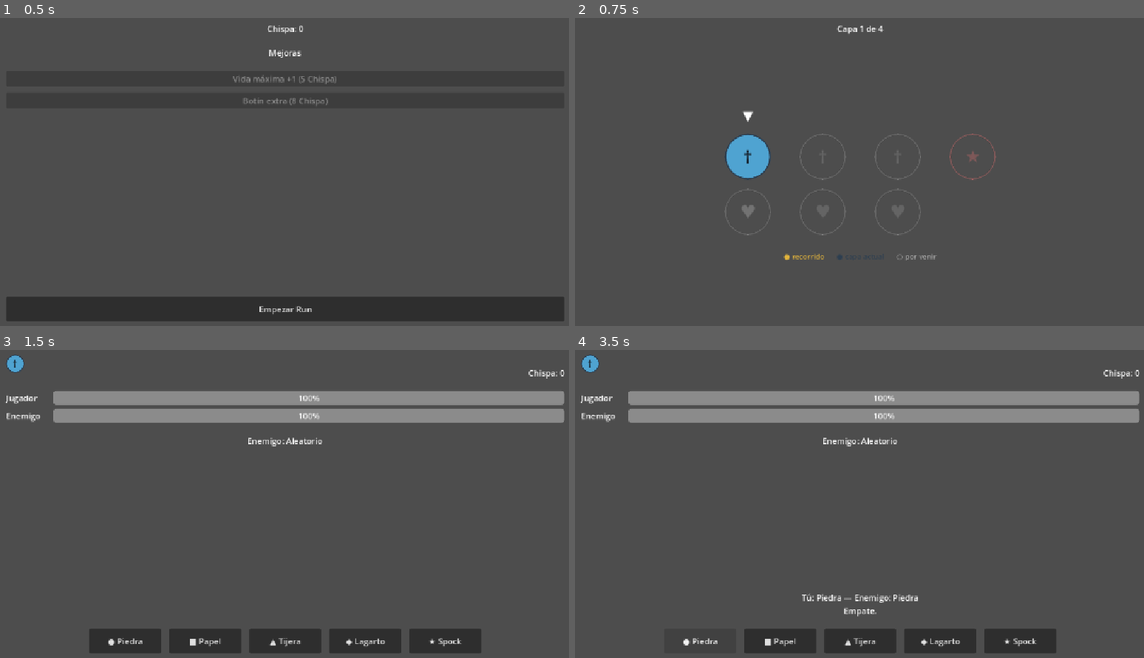
Above: before the commit, frames 1-4 (two rows, left to right).
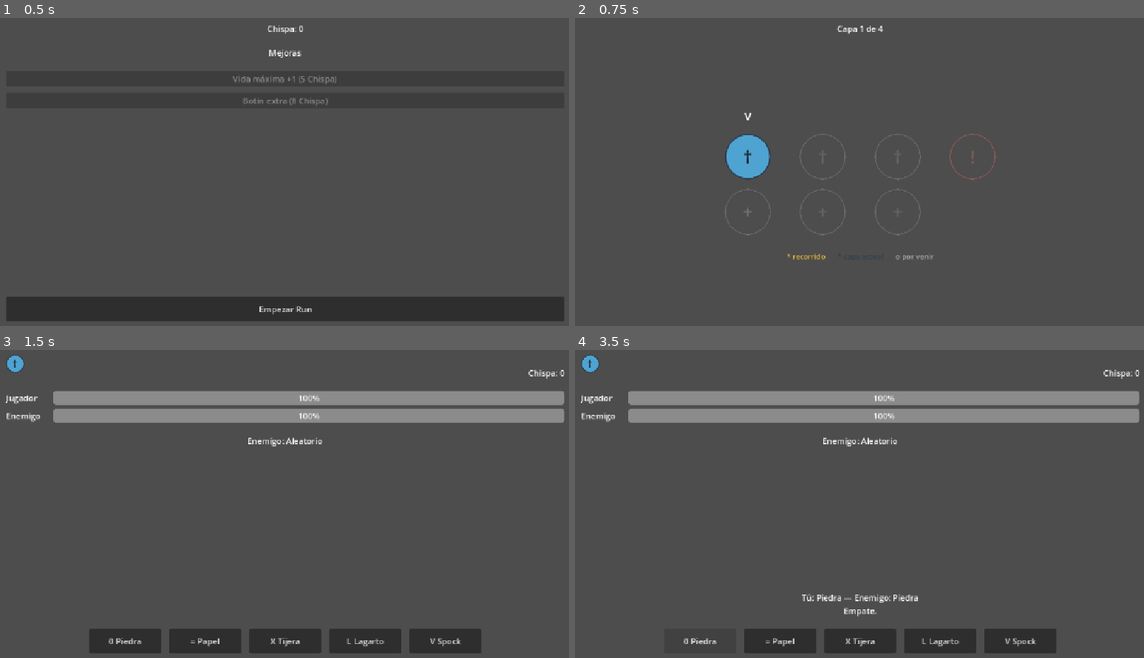
Above: after the commit, the same moments.

Repository: jolomoreno/rock-paper-scissor
Game: Godot game, scene res://scenes/main/hub.tscn
Two runs of this game, one before a commit and one after it. Both use one fixed random seed, a clock stepped at 60 frames per second and the inputs below.
Inputs:
- Up to frame 1 (0.5 s): no input
- Up to frame 2 (0.75 s): click "Empezar Run" at 0.5 s
- Up to frame 3 (1.5 s): click "†" at 1.25 s
- Up to frame 4 (3.5 s): click "● Piedra" (after the commit: "0 Piedra") at 2 s; tap Enter at 2.75 s

Frame 1 is identical in both runs. In frame 2, 0.2% of the frame differs, in the area x 29-71%, y 30-79%; in frame 3, 0.3%, in the area x 18-82%, y 93-97%; in frame 4, 0.3%.

Commit message:
Deploy Fase 6 to Vercel and fix Web export icon glyphs
Godot's OS font fallback covers Unicode symbols (heart, star, geometric
shapes) used as icons in the editor, but the Web/WASM export has no such
fallback, so those glyphs rendered as tofu boxes. Swapped them for plain
ASCII across the map and combat UI. itch.io deploy was dropped by choice:
the part of the pipeline that transfers to SPQR (Godot Web export to
static host) is already validated via Vercel.

Diff:
--- a/project.godot
+++ b/project.godot
@@ -21,8 +21,6 @@
 
 [display]
 
-window/size/viewport_width=1152
-window/size/viewport_height=648
 window/size/window_width_override=1600
 window/size/window_height_override=900
 window/stretch/mode="canvas_items"
--- a/scenes/combat/combat.tscn
+++ b/scenes/combat/combat.tscn
@@ -103,28 +103,28 @@
 unique_name_in_owner = true
 custom_minimum_size = Vector2(140, 48)
 layout_mode = 2
-text = "● Piedra"
+text = "0 Piedra"
 
 [node name="PaperButton" type="Button" parent="MarginContainer/VBoxContainer/ActionButtonsContainer" unique_id=1516569130]
 unique_name_in_owner = true
 custom_minimum_size = Vector2(140, 48)
 layout_mode = 2
-text = "■ Papel"
+text = "= Papel"
 
 [node name="ScissorsButton" type="Button" parent="MarginContainer/VBoxContainer/ActionButtonsContainer" unique_id=66037849]
 unique_name_in_owner = true
 custom_minimum_size = Vector2(140, 48)
 layout_mode = 2
-text = "▲ Tijera"
+text = "X Tijera"
 
 [node name="LizardButton" type="Button" parent="MarginContainer/VBoxContainer/ActionButtonsContainer" unique_id=1200000001]
 unique_name_in_owner = true
 custom_minimum_size = Vector2(140, 48)
 layout_mode = 2
-text = "◆ Lagarto"
+text = "L Lagarto"
 
 [node name="SpockButton" type="Button" parent="MarginContainer/VBoxContainer/ActionButtonsContainer" unique_id=1200000002]
 unique_name_in_owner = true
 custom_minimum_size = Vector2(140, 48)
 layout_mode = 2
-text = "★ Spock"
+text = "V Spock"
--- a/scenes/map/map.gd
+++ b/scenes/map/map.gd
@@ -5,8 +5,8 @@
 const MARKER_SIZE := Vector2(90, 36)
 const NODE_ICONS := {
 	"combate": "†",
-	"descanso": "♥",
-	"jefe": "★",
+	"descanso": "+",
+	"jefe": "!",
 }
 
 const GOLD := Color(0.878, 0.698, 0.235)
@@ -61,7 +61,7 @@
 	label.custom_minimum_size = MARKER_SIZE
 	label.horizontal_alignment = HORIZONTAL_ALIGNMENT_CENTER
 	label.add_theme_font_size_override("font_size", 26)
-	label.text = "▼" if layer_idx == RunState.current_layer else ""
+	label.text = "v" if layer_idx == RunState.current_layer else ""
 	return label
 
 
--- a/scenes/map/map.tscn
+++ b/scenes/map/map.tscn
@@ -78,19 +78,19 @@
 unique_name_in_owner = true
 layout_mode = 2
 theme_override_font_sizes/font_size = 14
-text = "● recorrido"
+text = "* recorrido"
 
 [node name="LegendActual" type="Label" parent="MarginContainer/VBoxContainer/LegendRow" unique_id=533789678]
 unique_name_in_owner = true
 layout_mode = 2
 theme_override_font_sizes/font_size = 14
-text = "● capa actual"
+text = "* capa actual"
 
 [node name="LegendPorVenir" type="Label" parent="MarginContainer/VBoxContainer/LegendRow" unique_id=917277004]
 unique_name_in_owner = true
 layout_mode = 2
 theme_override_font_sizes/font_size = 14
-text = "○ por venir"
+text = "o por venir"
 
 [node name="BottomSpacer" type="Control" parent="MarginContainer/VBoxContainer" unique_id=177748198]
 layout_mode = 2
--- a/scenes/map/path_strip.gd
+++ b/scenes/map/path_strip.gd
@@ -2,8 +2,8 @@
 
 const NODE_ICONS := {
 	"combate": "†",
-	"descanso": "♥",
-	"jefe": "★",
+	"descanso": "+",
+	"jefe": "!",
 }
 const GOLD := Color(0.878, 0.698, 0.235)
 const CURRENT_BG := Color(0.310, 0.639, 0.820)
@@ -12,7 +12,7 @@
 const NODE_FONT_SIZE := 20
 const SEPARATOR_FONT_SIZE := 16
 const CURRENT_BADGE_SIZE := Vector2(36, 36)
-const SEPARATOR_TEXT := " → "
+const SEPARATOR_TEXT := " -> "
 
 @onready var path_container: HBoxContainer = %PathContainer
 
Not shown, changed: README.md
Not shown, changed: ROADMAP.md
